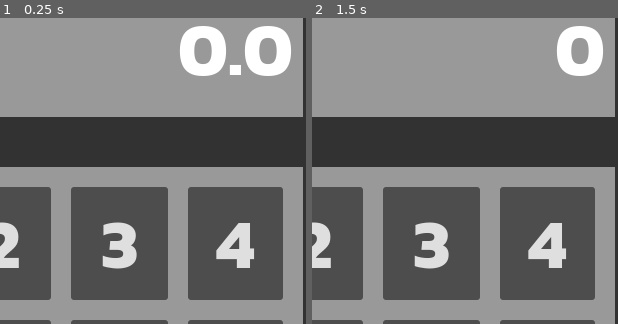
Above: before the commit, frames 1-2 (left to right).
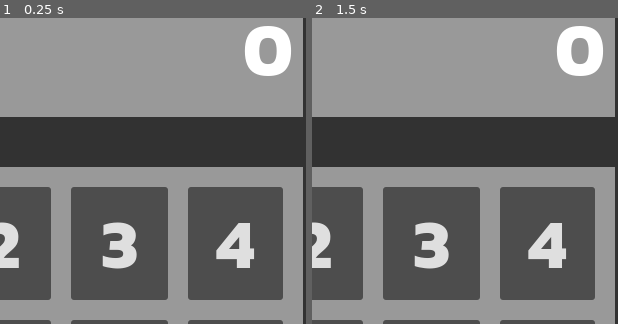
Above: after the commit, the same moments.

Repository: CamComDuck/quinary-calculator
Game: Godot game, scene res://calculator/calculator.tscn
Two runs of this game, one before a commit and one after it. Both use one fixed random seed, a clock stepped at 60 frames per second and the inputs below.
Inputs:
- Up to frame 1 (0.25 s): no input
- Up to frame 2 (1.5 s): click "0" at 0.5 s; click "DC" at 1.25 s
The pictures show only the part of the screen within x 50-100%, y 7-57%; the shares and areas given below are measured in that part.

The runs differ from the first frame. In frame 1, 1.8% of the frame differs, in the area x 58-79%, y 2-19%; in frame 2, nothing differs.

Commit message:
Add export as EXE and update README

Diff:
--- a/project/calculator/calculator.gd
+++ b/project/calculator/calculator.gd
@@ -27,6 +27,7 @@
 		#convert to base 10 using this formula
 		output = output *5 +x
 	return output
+
 
 #converts a decimal back into a quinary string in order to be displayed eventually
 func base_10_Int_to_Quinary_String(input:int) -> String:
@@ -47,6 +48,7 @@
 		input = input/5
 	return output
 
+
 #add two quinary strings together, return a quinary string
 func add_Quinary_Strings(input1:String, input2:String) -> String:
 	var decimal1 := quinary_String_to_Base_10_Int(input1)
@@ -56,6 +58,7 @@
 		return "error"
 	return base_10_Int_to_Quinary_String(decimal1 + decimal2)
 
+
 # subtract one quinary string from another, return a single quinary string
 func subtract_Quinary_Strings(input1:String,input2:String) -> String:
 	var decimal1 := quinary_String_to_Base_10_Int(input1)
@@ -65,6 +68,7 @@
 		return "error"
 	return base_10_Int_to_Quinary_String(decimal1 - decimal2)
 
+
 # multiply one quinary string by another, return a quinary string
 func multiply_Quinary_Strings(input1:String,input2:String) -> String:
 	var decimal1 := quinary_String_to_Base_10_Int(input1)
@@ -73,6 +77,7 @@
 	if decimal1 < 0 or decimal2 < 0:
 		return "error"
 	return base_10_Int_to_Quinary_String(decimal1 * decimal2)
+
 
 #divide one quinary string by another, return a quinary string
 func divide_Quinary_Strings(input1:String,input2:String) -> String:
@@ -86,6 +91,7 @@
 		@warning_ignore("integer_division")
 		return base_10_Int_to_Quinary_String(decimal1 / decimal2)
 
+
 # sqrt a single quinary string, return a quinary string
 func squareRT_Quinary_String(input:String) -> String:
 	var decimal := quinary_String_to_Base_10_Int(input)
@@ -97,6 +103,7 @@
 	else:
 		@warning_ignore("narrowing_conversion")
 		return base_10_Int_to_Quinary_String(decimal ** 0.5)
+
 
 #square one quinary string
 func square_Quinary_String(input:String) -> String:
@@ -116,6 +123,7 @@
 		@warning_ignore("integer_division")
 		return num_1 / num_2
 
+
 func divide_out(input : float) -> String:
 	if input == -100:
 		return "Undefined"
@@ -127,6 +135,7 @@
 	num2 = ""
 	calcChoice = ButtonsGrid.calc_button.NONE
 	isSecondNum = false
+
 
 func full_reset():
 	num1 = ""
@@ -134,8 +143,10 @@
 	calcChoice = ButtonsGrid.calc_button.NONE
 	isSecondNum = false
 
+
 func _update_display(new_display_text : String) -> void:
 	display_text.update_display(new_display_text)
+
 
 func _calc_choice_string() -> String:
 	match calcChoice:
@@ -152,6 +163,7 @@
 			return "/"
 
 	return ""
+
 
 func _on_button_pressed(button_pressed : ButtonsGrid.calc_button) -> void:
 	var button_pressed_name = ButtonsGrid.calc_button.keys()[button_pressed]
@@ -207,14 +219,16 @@
 
 	_update_display(num1 + _calc_choice_string() + num2)
 
+
 func _on_button_dc_button_down() -> void:
 	if num2 == "" and calcChoice == ButtonsGrid.calc_button.NONE:
-		var num = num1
-		var decimal = quinary_String_to_Base_10_Int(num)
+		var num := num1
+		var decimal := quinary_String_to_Base_10_Int(num)
 		print(decimal)
 
-		var temp = str(decimal)
+		var temp := str(decimal)
 		_update_display(temp)
+
 
 func _on_button_dc_button_up() -> void:
 	_update_display(num1 + _calc_choice_string() + num2)
--- a/project/calculator/calculator.tscn
+++ b/project/calculator/calculator.tscn
@@ -59,7 +59,7 @@
 unique_name_in_owner = true
 layout_mode = 2
 theme = ExtResource("2_mi0oq")
-text = "0.0"
+text = "0"
 horizontal_alignment = 2
 vertical_alignment = 1
 script = ExtResource("3_v3hrq")
Not shown, added: project/export_presets.cfg
Not shown, changed: README.md
Not shown, added: exports/calculator.console.exe
Not shown, added: exports/calculator.exe
Not shown, added: exports/calculator.pck
Not shown, added: image-1.png
Not shown, added: image.png
